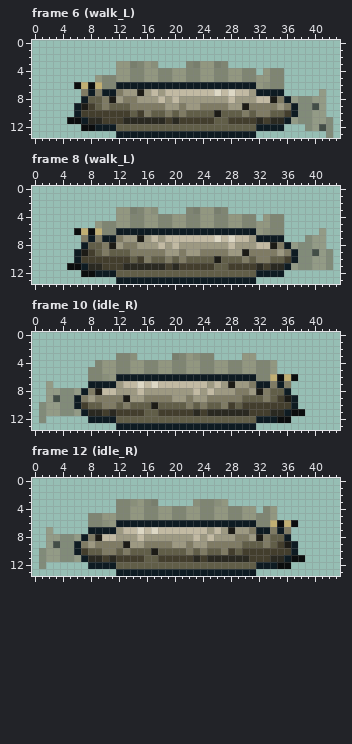
Two states of a pixel-art file, assets/creatures/freshwater/clear_spring/cs_southern_flounder.aseprite. Above is the file before it was changed.
44x14 pixels, 16 frames. Colours within 5 levels of each other are drawn and written as one. Shown: frame 6 (walk_L), frame 8 (walk_L), frame 10 (idle_R), frame 12 (idle_R). The commit also changed other frames, which this record leaves out.
After the commit:
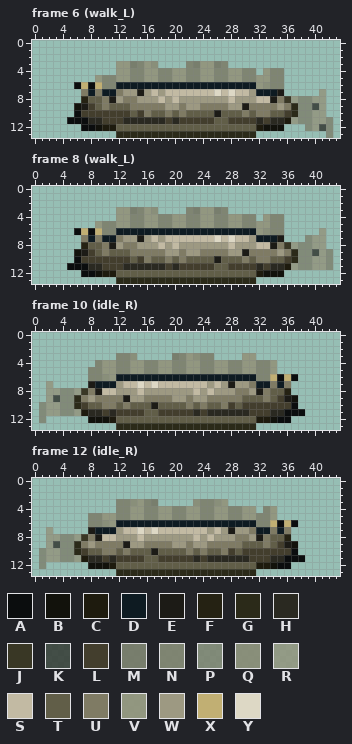
Palette (. is transparent): A #0b0d0e  B #12120c  C #1e1b0e  D #0e1b22  E #1c1b16  F #252213  G #2b2a19  H #2a2921  J #393725  K #323730d3  L #433e2d  M #757967eb  N #7d806ceb  P #7d806dd3  Q #888b75eb  R #92947dd3  S #c2baa3  T #615e48  U #7f7b64  V #92947ceb  W #9d9982  X #c1af73  Y #ddd8c5
The exact change:
{"where": "frame 6 (walk_L)"}
{"frame":6,"y":7,"x":35,"old":"D","new":"E"}
{"frame":6,"y":8,"x":7,"old":"D","new":"F"}
{"frame":6,"y":8,"x":36,"old":"D","new":"J"}
{"frame":6,"y":9,"x":6,"old":"D","new":"B"}
{"frame":6,"y":9,"x":37,"old":"D","new":"G"}
{"frame":6,"y":10,"x":6,"old":"D","new":"A"}
{"frame":6,"y":10,"x":37,"old":"D","new":"G"}
{"frame":6,"y":11,"x":7,"old":"D","new":"A"}
{"frame":6,"y":11,"x":36,"old":"D","new":"C"}
{"frame":6,"y":12,"x":9,"old":"DDD","new":"BCC"}
{"frame":6,"y":12,"x":32,"old":"DDDD","new":"CBBB"}
{"frame":6,"y":13,"x":12,"old":"DDDDDDDDDDDDDDDDDDDD","new":"GGGGGGGGGGGGGGGGGGGG"}
{"where": "frame 8 (walk_L)"}
{"frame":8,"y":7,"x":35,"old":"D","new":"E"}
{"frame":8,"y":8,"x":7,"old":"D","new":"F"}
{"frame":8,"y":8,"x":36,"old":"D","new":"J"}
{"frame":8,"y":9,"x":6,"old":"D","new":"B"}
{"frame":8,"y":9,"x":37,"old":"D","new":"G"}
{"frame":8,"y":10,"x":6,"old":"D","new":"A"}
{"frame":8,"y":10,"x":37,"old":"D","new":"G"}
{"frame":8,"y":11,"x":7,"old":"D","new":"A"}
{"frame":8,"y":11,"x":36,"old":"D","new":"C"}
{"frame":8,"y":12,"x":9,"old":"DDD","new":"BCC"}
{"frame":8,"y":12,"x":32,"old":"DDDD","new":"CBBB"}
{"frame":8,"y":13,"x":12,"old":"DDDDDDDDDDDDDDDDDDDD","new":"GGGGGGGGGGGGGGGGGGGG"}
{"where": "frame 10 (idle_R)"}
{"frame":10,"y":7,"x":8,"old":"D","new":"E"}
{"frame":10,"y":8,"x":7,"old":"D","new":"J"}
{"frame":10,"y":8,"x":36,"old":"D","new":"F"}
{"frame":10,"y":9,"x":6,"old":"D","new":"G"}
{"frame":10,"y":9,"x":37,"old":"D","new":"B"}
{"frame":10,"y":10,"x":6,"old":"D","new":"G"}
{"frame":10,"y":10,"x":37,"old":"D","new":"A"}
{"frame":10,"y":11,"x":7,"old":"D","new":"C"}
{"frame":10,"y":11,"x":36,"old":"D","new":"A"}
{"frame":10,"y":12,"x":8,"old":"DDDD","new":"BBBC"}
{"frame":10,"y":12,"x":32,"old":"DDD","new":"CCB"}
{"frame":10,"y":13,"x":12,"old":"DDDDDDDDDDDDDDDDDDDD","new":"GGGGGGGGGGGGGGGGGGGG"}
{"where": "frame 12 (idle_R)"}
{"frame":12,"y":7,"x":8,"old":"D","new":"E"}
{"frame":12,"y":8,"x":7,"old":"D","new":"J"}
{"frame":12,"y":8,"x":36,"old":"D","new":"F"}
{"frame":12,"y":9,"x":6,"old":"D","new":"G"}
{"frame":12,"y":9,"x":37,"old":"D","new":"B"}
{"frame":12,"y":10,"x":6,"old":"D","new":"G"}
{"frame":12,"y":10,"x":37,"old":"D","new":"A"}
{"frame":12,"y":11,"x":7,"old":"D","new":"C"}
{"frame":12,"y":11,"x":36,"old":"D","new":"A"}
{"frame":12,"y":12,"x":8,"old":"DDDD","new":"BBBC"}
{"frame":12,"y":12,"x":32,"old":"DDD","new":"CCB"}
{"frame":12,"y":13,"x":12,"old":"DDDDDDDDDDDDDDDDDDDD","new":"GGGGGGGGGGGGGGGGGGGG"}
